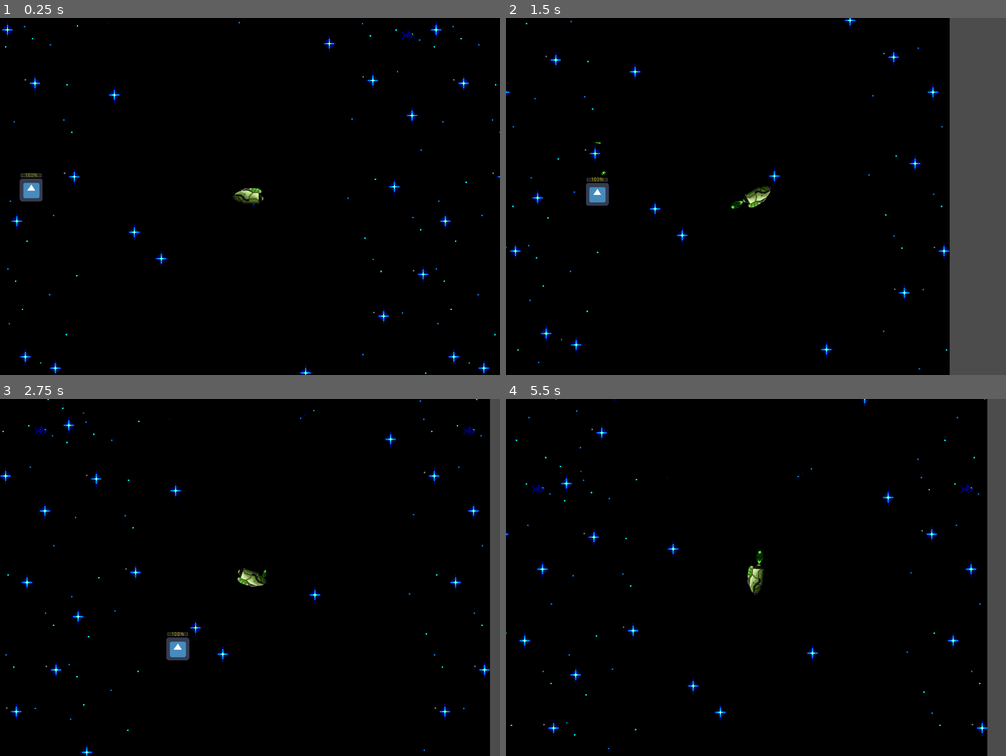
Above: before the commit, frames 1-4 (two rows, left to right).
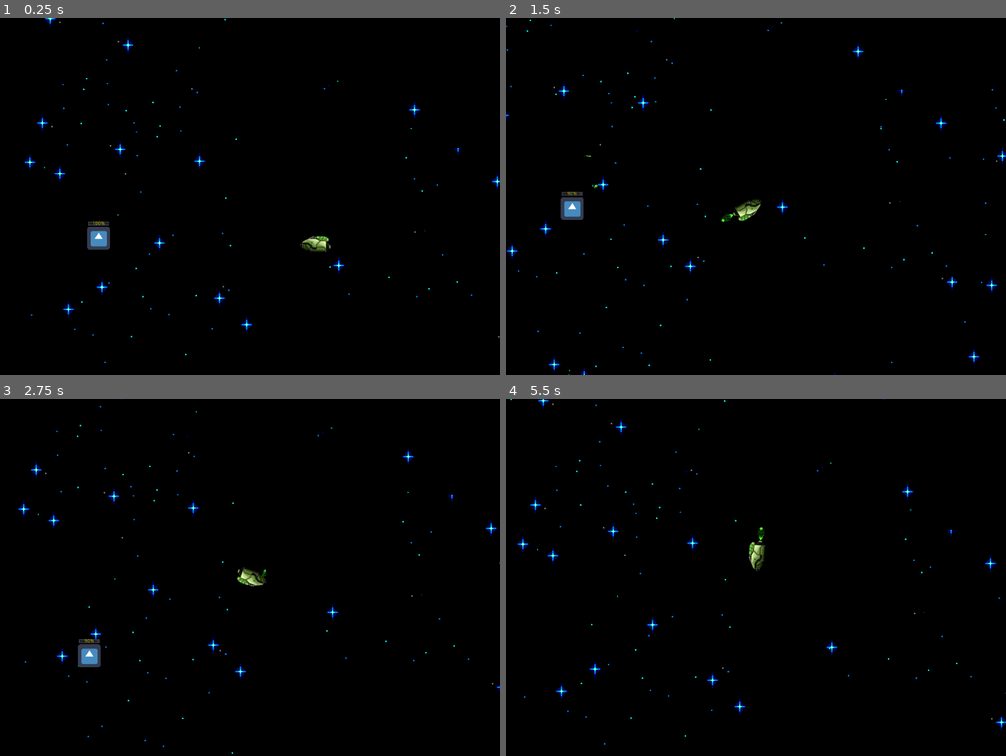
Above: after the commit, the same moments.

Repository: orelll/SpaceShooter
Game: Godot game, scene res://Player.tscn
Two runs of this game, one before a commit and one after it. Both use one fixed random seed, a clock stepped at 60 frames per second and the inputs below. The engine's default icon, where the game draws it, is replaced by a stand-in: a white triangle on a blue panel in a dark square.
Inputs:
- Up to frame 1 (0.25 s): no input
- Up to frame 2 (1.5 s): tap Enter (ui_accept) at 0.5, 0.77 s; hold Right (ui_right) 0.53-1.28 s; hold Down (ui_down) from 1.28 s (still down)
- Up to frame 3 (2.75 s): tap Enter (ui_accept) at 1.52 s; release Down (ui_down) at 2.03 s; hold Right (ui_right) from 2.03 s (still down)
- Up to frame 4 (5.5 s): release Right (ui_right) at 2.78 s; hold Up (ui_up) 2.78-3.53 s; tap Enter (ui_accept) at 3.02, 3.77, 4.52 s; hold Left (ui_left) 3.53-5.03 s; hold Down (ui_down) from 5.03 s (still down)

The runs differ from the first frame. In frame 1, 2.7% of the frame differs, in the area x 0-100%, y 0-100%; in frame 2, 14%; in frame 3, 4.4%; in frame 4, 5.7%.

Commit message:
working version!

Diff:
--- a/Player.gd
+++ b/Player.gd
@@ -26,7 +26,6 @@
 func set_background():
 	var found = load("res://background.tscn")
 	var backgroundDuplicate = found.instance()
-	print('addind background: ' + str(backgroundDuplicate.name))
 	root.call_deferred("add_child", backgroundDuplicate)
 
 func start(pos):
--- a/Player.tscn
+++ b/Player.tscn
@@ -71,6 +71,7 @@
 
 [node name="Camera2D" type="Camera2D" parent="Player"]
 current = true
+smoothing_enabled = true
 
 [node name="Body" type="Sprite" parent="Player"]
 position = Vector2( -6.09067, 1.37284 )
--- a/Shot.gd
+++ b/Shot.gd
@@ -6,6 +6,7 @@
 var speed = 700;
 var velocity
 var screen_size
+var exploded = false
 
 func _ready():
 	screen_size = get_tree().root.size
@@ -18,15 +19,35 @@
 
 func _physics_process(delta):
 	var collision = move_and_collide(velocity*delta)
-	if collision != null:
+	if collision != null  and !exploded:
 		hitSomething(collision.collider)
 
-func hitSomething(area):
-	if area.get_name() == 'target':
-		velocity = Vector2(0,0)
-		$AnimatedSprite.play("explosion")
-		yield($AnimatedSprite, "animation_finished" )
-		queue_free()
+func hitSomething(collider):
+	velocity = Vector2(0,0)
+	if collider.get_name() == 'target':
+
+		var targetHealth = collider.get_node("Health")
+		targetHealth.value -= damage
+
+	exploded = true
+	$AnimatedSprite.play("explosion")
+	yield($AnimatedSprite, "animation_finished" )
+	print('my name ' + str(self) + ', parent: ' + str(get_parent()))
+	get_parent().remove_child(self)
+
+func find_node_by_name(root, name):
+	if(root.get_name() == name):
+		return root
+
+	for child in root.get_children():
+		if(child.get_name() == name):
+			return child
+
+		var found = find_node_by_name(child, name)
+		if(found):
+			return found
+
+	return null
 
 func _on_VisibilityNotifier2D_viewport_exited(viewport):
 	queue_free()
--- a/Shot.tscn
+++ b/Shot.tscn
@@ -35,10 +35,9 @@
 height = 4.9119
 
 [node name="Shot" type="KinematicBody2D"]
-collision_layer = 2
+collision_layer = 4
 collision_mask = 2
 script = ExtResource( 1 )
-damage = 12
 
 [node name="AnimatedSprite" type="AnimatedSprite" parent="."]
 frames = SubResource( 1 )
--- a/background.tscn
+++ b/background.tscn
@@ -1,14 +1,25 @@
-[gd_scene load_steps=3 format=2]
+[gd_scene load_steps=4 format=2]
 
 [ext_resource path="res://background.gd" type="Script" id=1]
-[ext_resource path="res://Assets/Background/tlo_1.png" type="Texture" id=2]
+[ext_resource path="res://Assets/Background/tlo_1_1.png" type="Texture" id=2]
+[ext_resource path="res://Assets/Background/tlo_1_2_transparent.png" type="Texture" id=3]
 
 [node name="background" type="ParallaxBackground"]
 script = ExtResource( 1 )
 
 [node name="ParallaxLayer" type="ParallaxLayer" parent="."]
-motion_mirroring = Vector2( 1200, 1200 )
+motion_offset = Vector2( 50, 50 )
+motion_mirroring = Vector2( 2400, 1200 )
 
 [node name="Sprite" type="Sprite" parent="ParallaxLayer"]
 texture = ExtResource( 2 )
 centered = false
+region_rect = Rect2( 0, 0, 1200, 1200 )
+
+[node name="ParallaxLayer2" type="ParallaxLayer" parent="."]
+motion_scale = Vector2( 0.5, 0.5 )
+motion_mirroring = Vector2( 2400, 1200 )
+
+[node name="Sprite" type="Sprite" parent="ParallaxLayer2"]
+texture = ExtResource( 3 )
+centered = false
--- a/target.gd
+++ b/target.gd
@@ -18,7 +18,6 @@
 	$AnimatedSprite.play("default")
 
 func _on_screen_exited():
-	var player = find_node_by_name(get_tree().get_root(), "Player")
 	direction.x = direction.x * -1
 	direction.y = direction.y * -1
 	print('exited screen! Direction: ' + str(direction))
@@ -35,15 +34,13 @@
 		angleChanged = true
 	if OS.get_time().second % 2 == 1:
 		angleChanged = false
-
 	ProcessVelocity()
-
+#	velocity = Vector2(0,0)
+	#print('processing target ' + str(velocity))
 	var collision = move_and_collide(velocity)
 
 	if collision != null:
 		changeAngle()
-		if collision.collider.name == 'Shot':
-			GotHit(collision.collider)
 
 
 func ProcessVelocity():
@@ -52,15 +49,16 @@
 func changeAngle():
 	angle = rng.randi_range(0, 360)
 
+func _on_Notifier_viewport_exited(viewport):
+	_on_screen_exited()
 
-func GotHit(area):
-	print('hit by ' + str(area.name))
-	if $Health.value > area.damage:
-		$Health.value -= area.damage
-	else:
+
+func _on_Health_value_changed(value):
+	print('health changed to: ' + str(value))
+	if $Health.value <= 0:
 		var player = find_node_by_name(get_tree().get_root(), "Player")
 		player.spawn_target()
-		get_parent().queue_free()
+		get_parent().remove_child(self)
 
 func find_node_by_name(root, name):
 	if(root.get_name() == name):
@@ -75,6 +73,3 @@
 			return found
 
 	return null
-
-func _on_Notifier_viewport_exited(viewport):
-	_on_screen_exited()
--- a/target.tscn
+++ b/target.tscn
@@ -12,22 +12,21 @@
 } ]
 
 [sub_resource type="RectangleShape2D" id=2]
-extents = Vector2( 31.8754, 31.2665 )
+extents = Vector2( 34.5406, 42.1519 )
 
-[node name="target" type="Node2D"]
-
-[node name="target" type="KinematicBody2D" parent="."]
-collision_layer = 3
+[node name="target" type="KinematicBody2D"]
+collision_layer = 2
 collision_mask = 3
 script = ExtResource( 1 )
 
-[node name="AnimatedSprite" type="AnimatedSprite" parent="target"]
+[node name="AnimatedSprite" type="AnimatedSprite" parent="."]
 frames = SubResource( 1 )
 
-[node name="CollisionShape2D" type="CollisionShape2D" parent="target"]
+[node name="CollisionShape2D" type="CollisionShape2D" parent="."]
+position = Vector2( 0.410049, -7.38065 )
 shape = SubResource( 2 )
 
-[node name="Health" type="ProgressBar" parent="target"]
+[node name="Health" type="ProgressBar" parent="."]
 margin_left = -31.0
 margin_top = -48.0
 margin_right = 31.0
@@ -36,7 +35,8 @@
 custom_colors/font_color_shadow = Color( 0.647059, 0.592157, 0.592157, 1 )
 value = 50.0
 
-[node name="Notifier" type="VisibilityNotifier2D" parent="target"]
+[node name="Notifier" type="VisibilityNotifier2D" parent="."]
 position = Vector2( -0.349845, -8.74607 )
 scale = Vector2( 3.15736, 3.99699 )
-[connection signal="viewport_exited" from="target/Notifier" to="target" method="_on_Notifier_viewport_exited"]
+[connection signal="value_changed" from="Health" to="." method="_on_Health_value_changed"]
+[connection signal="viewport_exited" from="Notifier" to="." method="_on_Notifier_viewport_exited"]
Binary file changed: Assets/Background/tlo_1.png
Binary file added: Assets/Background/tlo_1_1.png
Not shown, added: Assets/Background/tlo_1_1.png.import
Binary file added: Assets/Background/tlo_1_2.png
Not shown, added: Assets/Background/tlo_1_2.png.import
Binary file added: Assets/Background/tlo_1_2_transparent.png
Not shown, added: Assets/Background/tlo_1_2_transparent.png.import
